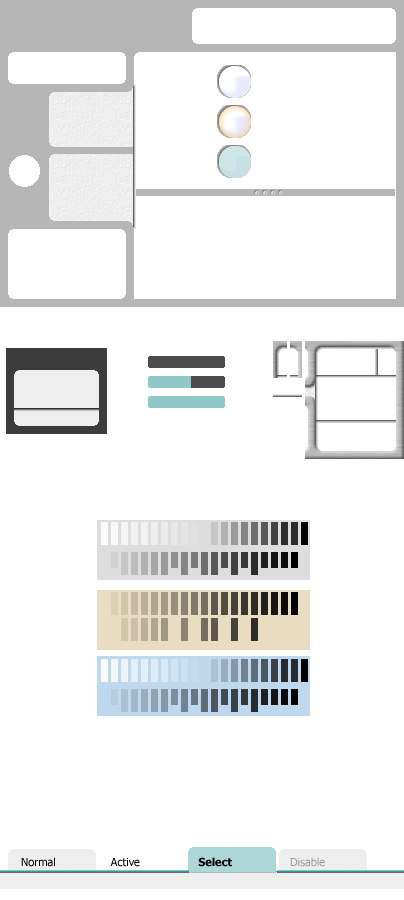
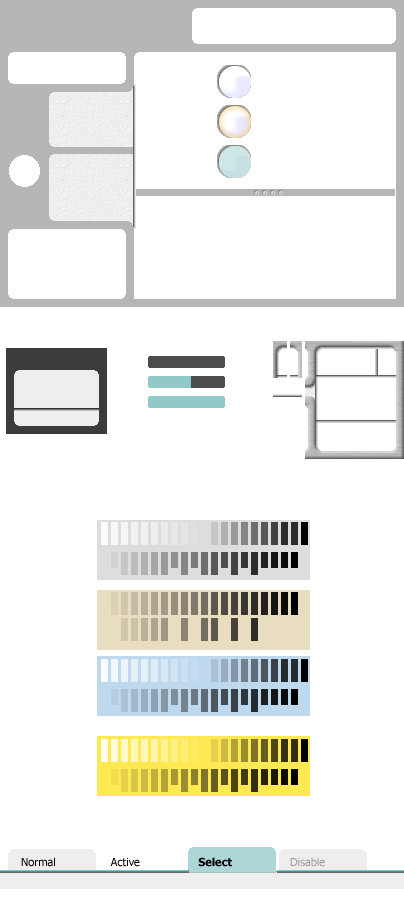
Layered file, before and after one edit (404x900). Changes by layer:
painted on "Layer 2" over [101, 739, 308, 792]
painted on "Layer 1" over [97, 736, 310, 796]
